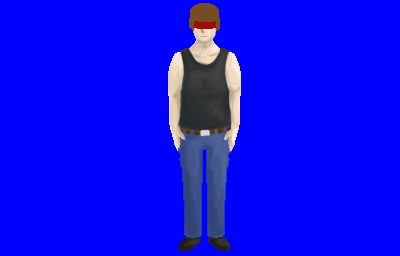
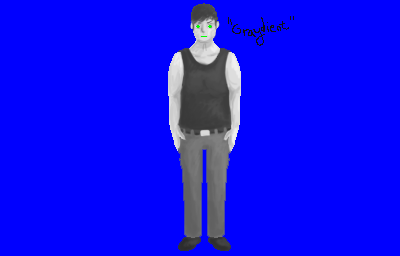
Revision of a layered 400x256 image; what changed, layer by layer:
hid "Shape 1" over (189, 3, 220, 31)
added layer "Layer 0 copy 2" above "Layer 0" over (168, 3, 294, 251)
hid "Layer 0" over (168, 3, 241, 251)
